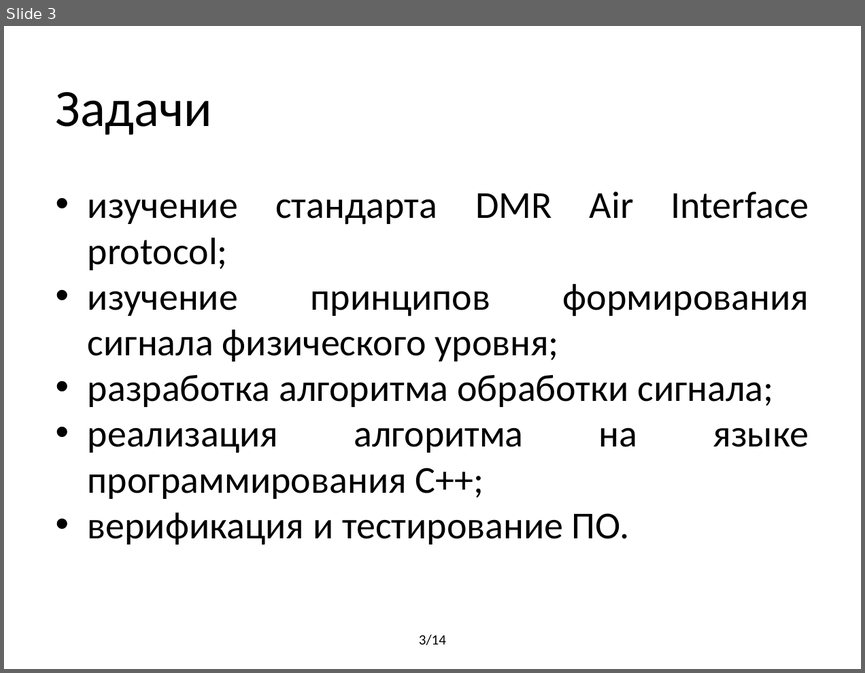
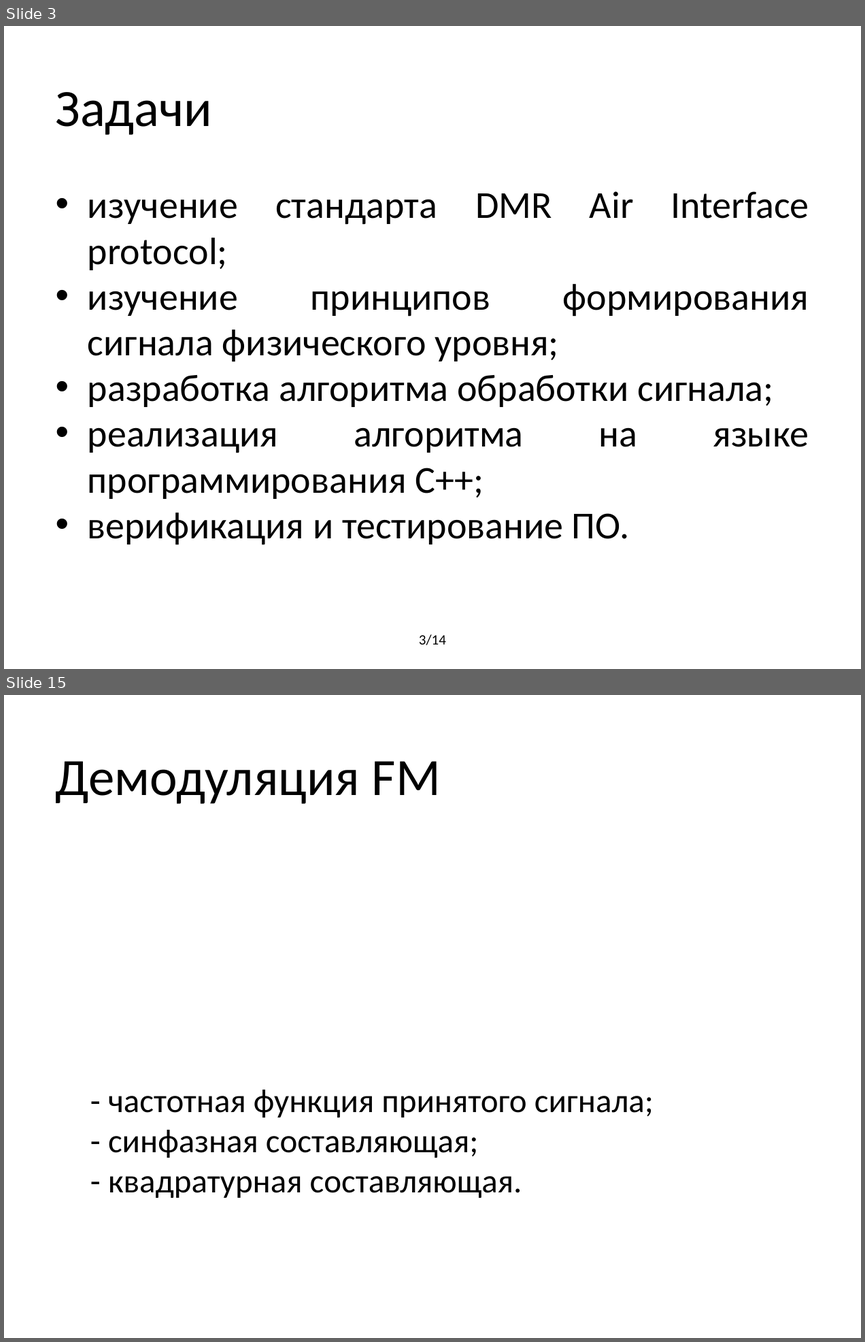
Before and after one commit to BorzhonovAI/magistr, a slide deck: Презентация Диплом.pptx. Shown one above the other, each under a label of ours: slide 3 before the commit, slides 3 and 15 after it; the slides between them are not shown. The pictures are 865x673 and 865x1342 pixels, drawn with LibreOffice and Linux fonts; fonts in the diff are those of the drawing. Boxes give left, top, right and bottom in pixels: in the first picture for what was removed or moved away, otherwise in the second. Text is boxed around its words. In the diff, an @@ line names an element or a change of style, - is before the commit and + after.

```diff
--- a/Презентация Диплом.pptx
+++ b/Презентация Диплом.pptx
@@ slide 15 added at bbox=[4, 695, 861, 1338], background #FFFFFF @@
@@ title added at bbox=[56, 761, 441, 804], 44 pt, text #000000 @@
+Демодуляция FM
@@ text added at bbox=[108, 1089, 653, 1198], 28 pt, text #000000 @@
+- частотная функция принятого сигнала;
+- синфазная составляющая;
+- квадратурная составляющая.
```
Also in this commit, not shown: 10 slides changed, 5 other slides added, 2 slides removed, 16 other files.
